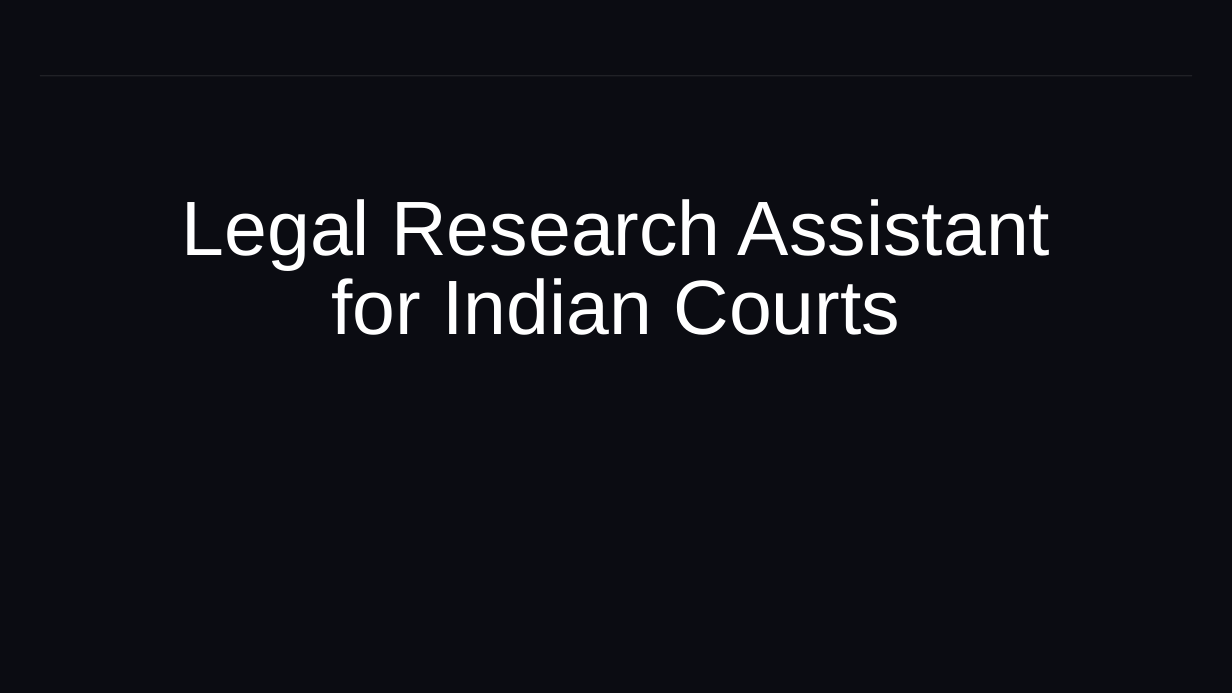
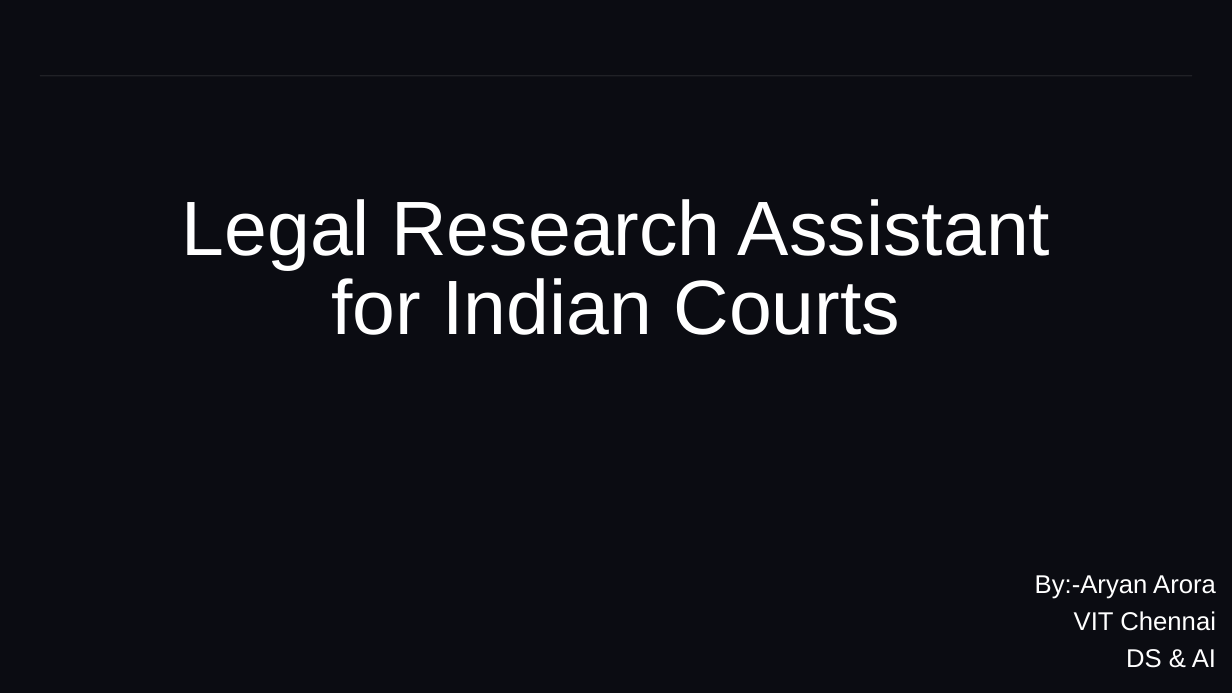
Before and after one commit to AryanArora13/Project-work, a slide deck: slide 1 of Zeroth review - Legal RAG.pptx. Drawn at 1232x693 pixels with LibreOffice and Linux fonts; fonts in the diff are those of the drawing. Boxes give left, top, right and bottom in pixels: in the first picture for what was removed or moved away, otherwise in the second. Text is boxed around its words. In the diff, an @@ line names an element or a change of style, - is before the commit and + after.

```diff
--- a/Zeroth review - Legal RAG.pptx
+++ b/Zeroth review - Legal RAG.pptx
@@ subtitle added at box(1035, 575, 1216, 668), 20 pt, text #FFFFFF @@
+By:-Aryan Arora
+VIT Chennai
+DS & AI
```
Also in this commit, not shown: 1 other slide changed, 1 other file.
